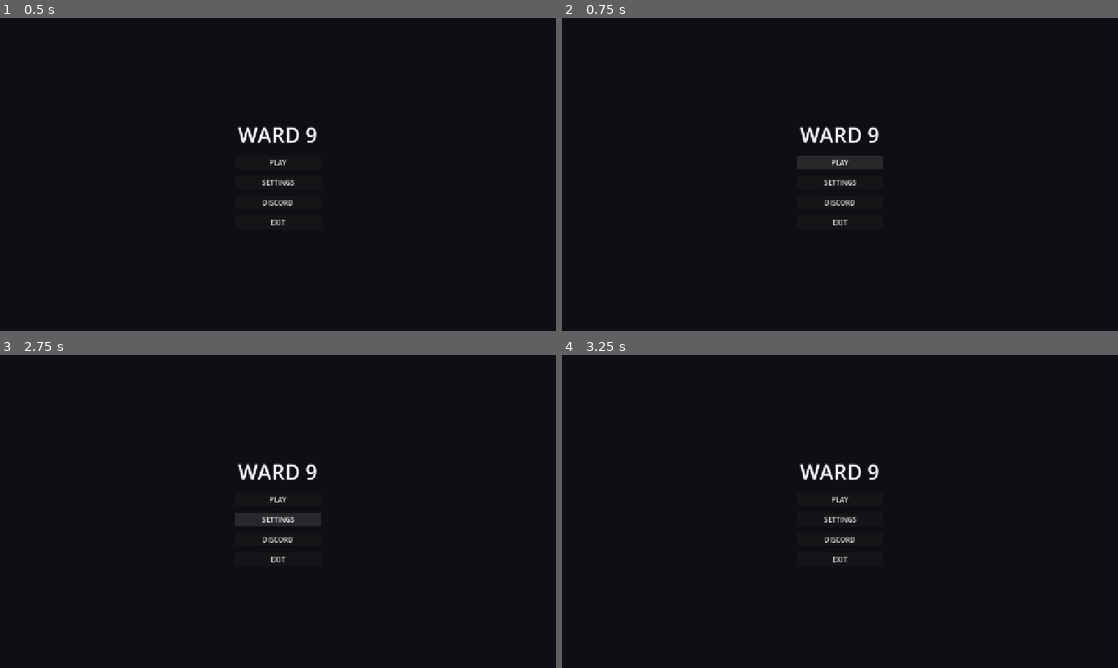
Above: before the commit, frames 1-4 (two rows, left to right).
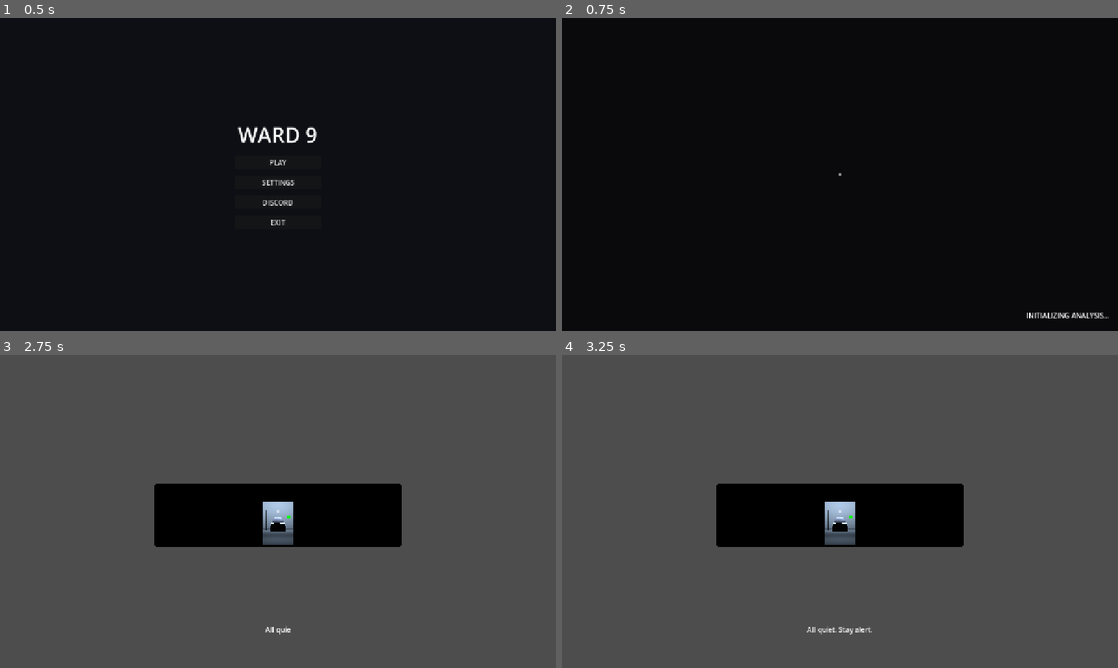
Above: after the commit, the same moments.

Repository: studioboredgames/Ward-9
Game: Godot game, scene res://scenes/main.tscn
Same seed, same stepped clock (60 frames per second), same inputs: the game is played once before the commit and once after it.
Inputs (mouse positions are in pixels of both pictures, inside the frame that each line leads up to):
- Up to frame 1 (0.5 s): no input
- Up to frame 2 (0.75 s): click "PLAY" at 0.5 s
- Up to frame 3 (2.75 s): click (278, 498) at 1.25 s, where only the run before the commit has a clickable "PLAY"; click (278, 517) at 2 s, where only the run before the commit has a clickable "SETTINGS"
- Up to frame 4 (3.25 s): move the mouse to (962, 495) at 2.77 s; hold D (move_right) from 2.78 s (still down)

Frame 1 is identical in both runs. In frame 2, 1.5% of the frame differs, in the area x 42-99%, y 34-96%; in frame 3, 92%, in the area x 0-100%, y 0-100%; in frame 4, 92%.
Error before the commit: Parse Error: Could not find base class "control". (res://scripts/ui/main_menu.gd:1)

Commit message:
fix: corrected main_menu case-sensitivity and updated task log

Diff:
--- a/scripts/ui/main_menu.gd
+++ b/scripts/ui/main_menu.gd
@@ -1,4 +1,4 @@
-extends control
+extends Control
 ## main_menu.gd
 ## Responsibility: Provide a clinical, minimal entry point with tabbed settings.
 
